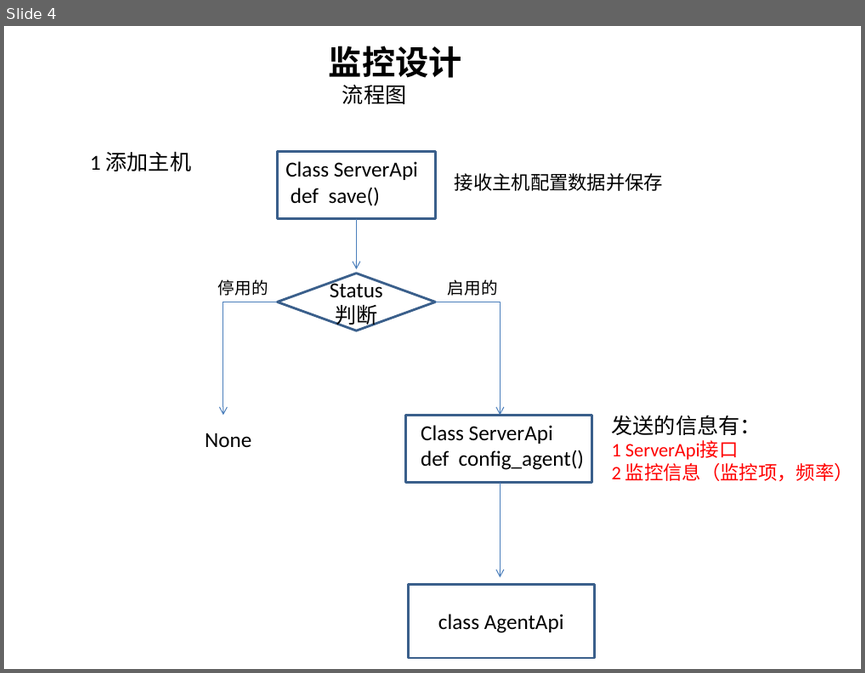
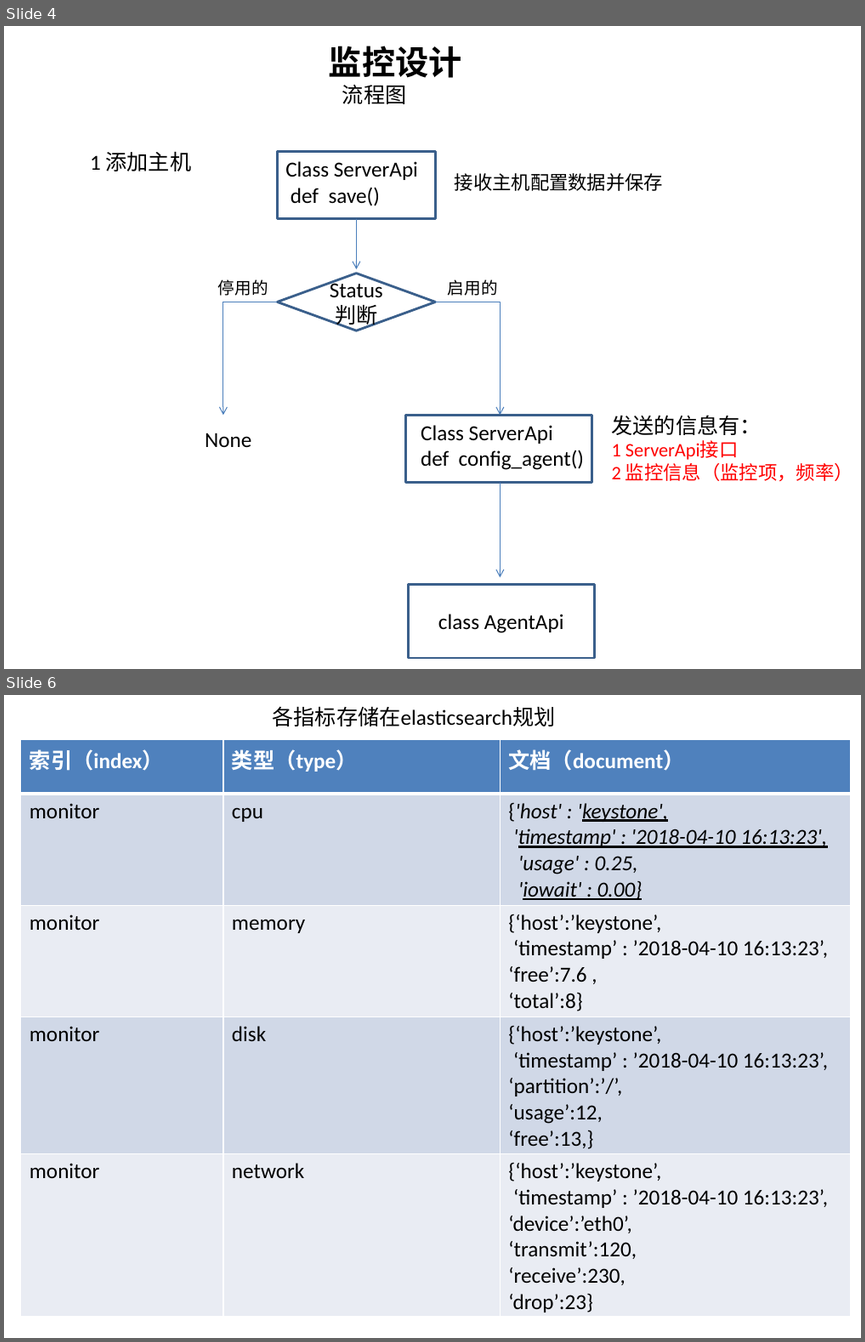
Before and after one commit to wsyx123/dcosauto, a slide deck: 监控设计.pptx. Shown one above the other, each under a label of ours: slide 4 before the commit, slides 4 and 6 after it; the slides between them are not shown. The pictures are 865x673 and 865x1342 pixels, drawn with LibreOffice and Linux fonts; fonts in the diff are those of the drawing. Boxes give left, top, right and bottom in pixels: in the first picture for what was removed or moved away, otherwise in the second. Text is boxed around its words. In the diff, an @@ line names an element or a change of style, - is before the commit and + after.

```diff
--- a/监控设计.pptx
+++ b/监控设计.pptx
@@ slide 6 added at box(4, 695, 861, 1338), background #FFFFFF @@
@@ text added at box(272, 706, 555, 726), 18 pt, text #000000 @@
+各指标存储在elasticsearch规划
@@ table added at box(21, 739, 851, 1316), 5 rows, 3 columns @@
+索引（index） | 类型（type） | 文档（document）
+monitor | cpu | {'host' : 'keystone', / 'timestamp' : '2018-04-10 16:13:23', / 'usage' : 0.25, / 'iowait' : 0.00}
+monitor | memory | {‘host’:’keystone’, / ‘timestamp’ : ’2018-04-10 16:13:23’, / ‘free’:7.6 , / ‘total’:8}
+monitor | disk | {‘host’:’keystone’, / ‘timestamp’ : ’2018-04-10 16:13:23’, / ‘partition’:’/’, / ‘usage’:12, / ‘free’:13,}
+monitor | network | {‘host’:’keystone’, / ‘timestamp’ : ’2018-04-10 16:13:23’, / ‘device’:’eth0’, / ‘transmit’:120, / ‘receive’:230, / ‘drop’:23}
```
Also in this commit, not shown: 1 slide changed, 1 other slide added, 18 other files.
